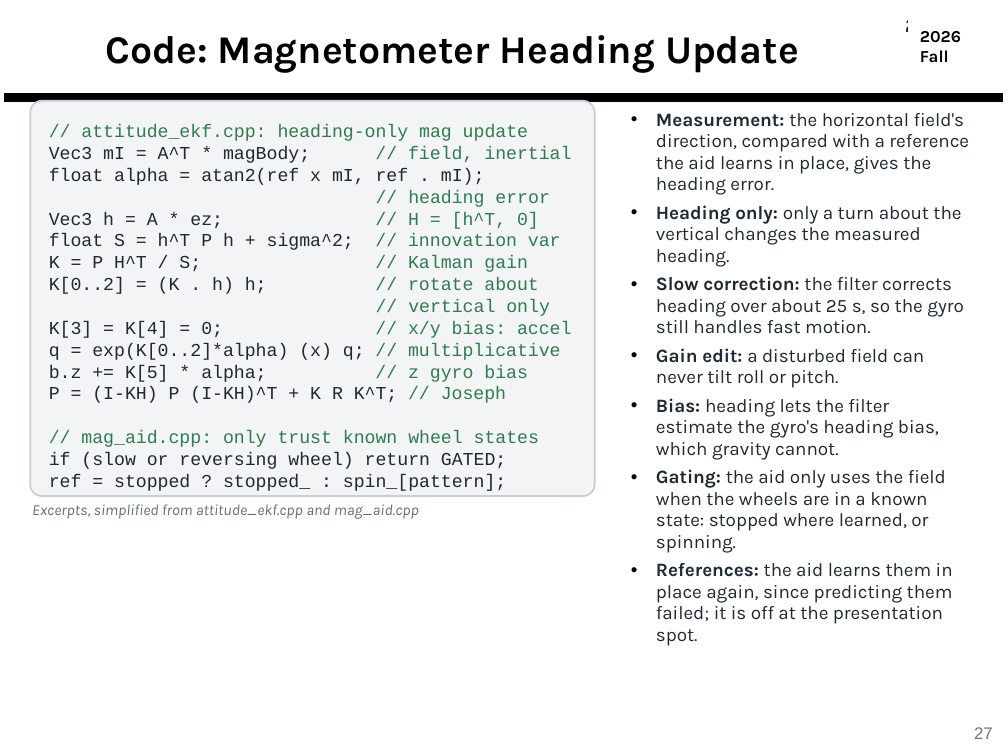
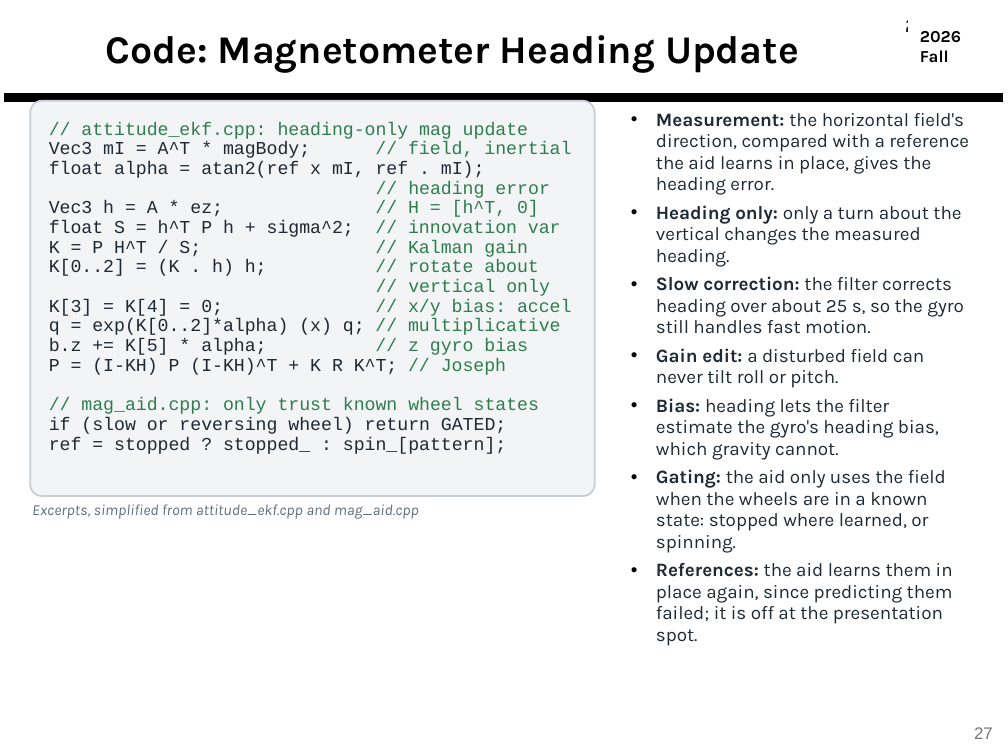
Before and after one commit to derek-weissinger-usafa/Astro-331-Lab-8, a slide deck: slide 27 of Reports/Astro 331 Lab 8_2_3 Body Final Pres.pptx. Drawn at 1008x756 pixels with LibreOffice and Linux fonts; fonts in the diff are those of the drawing; background and template pictures are left out. Boxes give left, top, right and bottom in pixels: in the first picture for what was removed or moved away, otherwise in the second. Text is boxed around its words. In the diff, an @@ line names an element or a change of style, - is before the commit and + after.

```diff
--- a/Reports/Astro 331 Lab 8_2_3 Body Final Pres.pptx
+++ b/Reports/Astro 331 Lab 8_2_3 Body Final Pres.pptx
@@ rounded rectangle "// attitude_ekf.cpp: heading-only mag update" at [30,101,595,496]: line spacing 1 to 0.9 @@
```
Also in this commit, not shown: 7 other slides changed.
